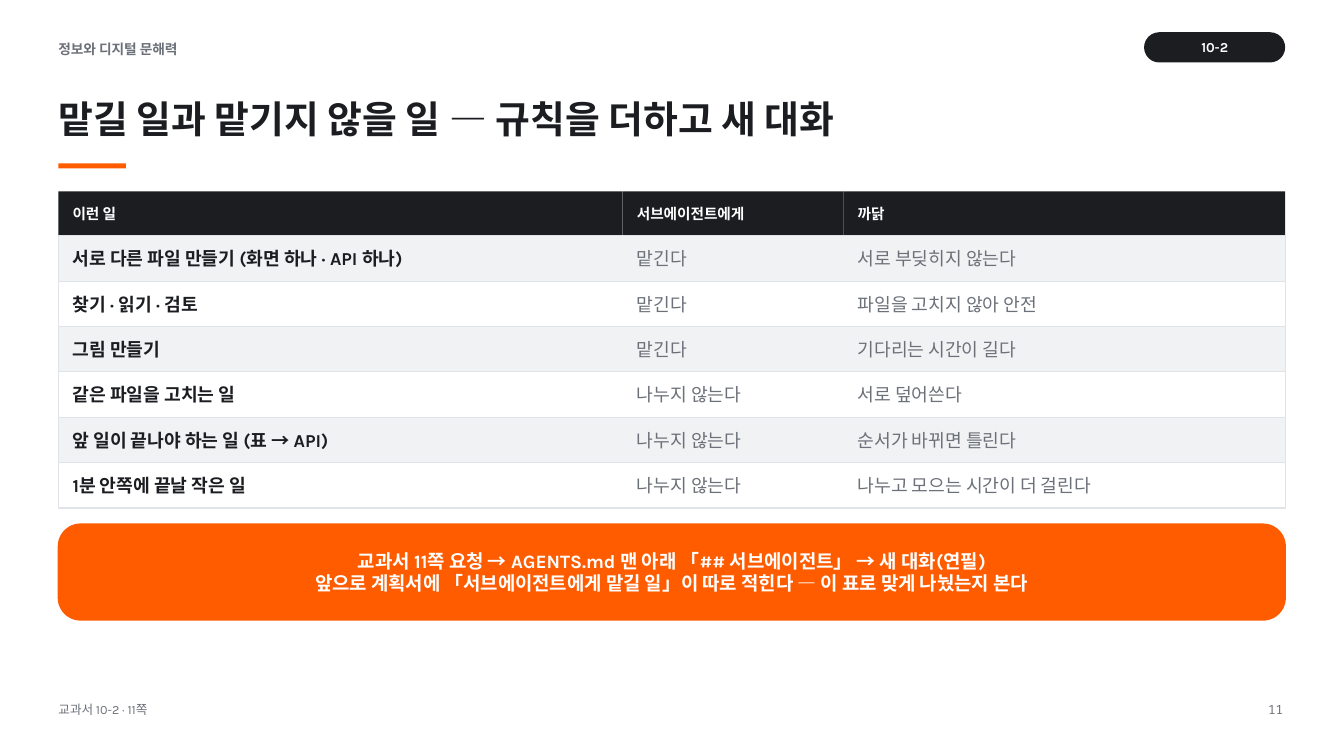
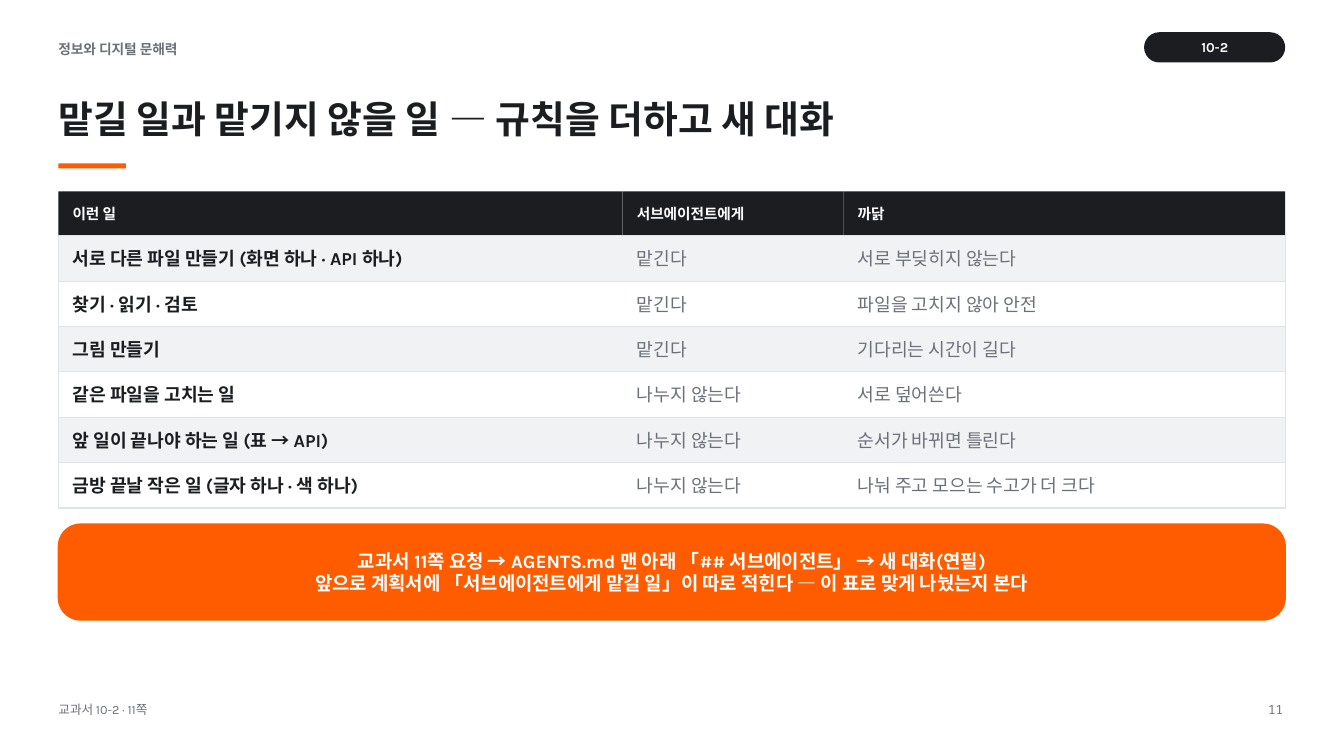
Before and after one commit to vcl-korea/2026-2nd-semester__jdh, a slide deck: slide 11 of 10/ppt/10-2_API와_서브에이전트.pptx. Drawn at 1344x756 pixels with LibreOffice and Linux fonts; fonts in the diff are those of the drawing. Boxes give left, top, right and bottom in pixels: in the first picture for what was removed or moved away, otherwise in the second. Text is boxed around its words. In the diff, an @@ line names an element or a change of style, - is before the commit and + after.

```diff
--- a/10/ppt/10-2_API와_서브에이전트.pptx
+++ b/10/ppt/10-2_API와_서브에이전트.pptx
@@ text at (x1=73, y1=476, x2=358, y2=494): text changed @@
-1분 안쪽에 끝날 작은 일
+금방 끝날 작은 일 (글자 하나 · 색 하나)
@@ text at (x1=858, y1=477, x2=1095, y2=494): text changed @@
-나누고 모으는 시간이 더 걸린다
+나눠 주고 모으는 수고가 더 크다
```
Also in this commit, not shown: 11 other slides changed, 2 slides added, 1 slide removed, 9 other files.
